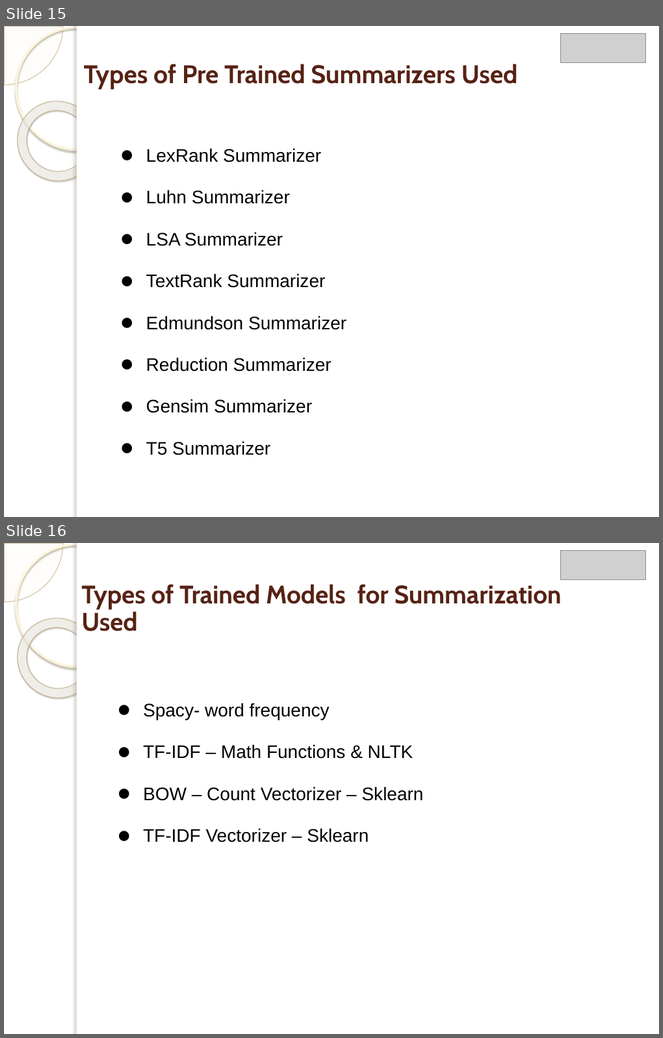
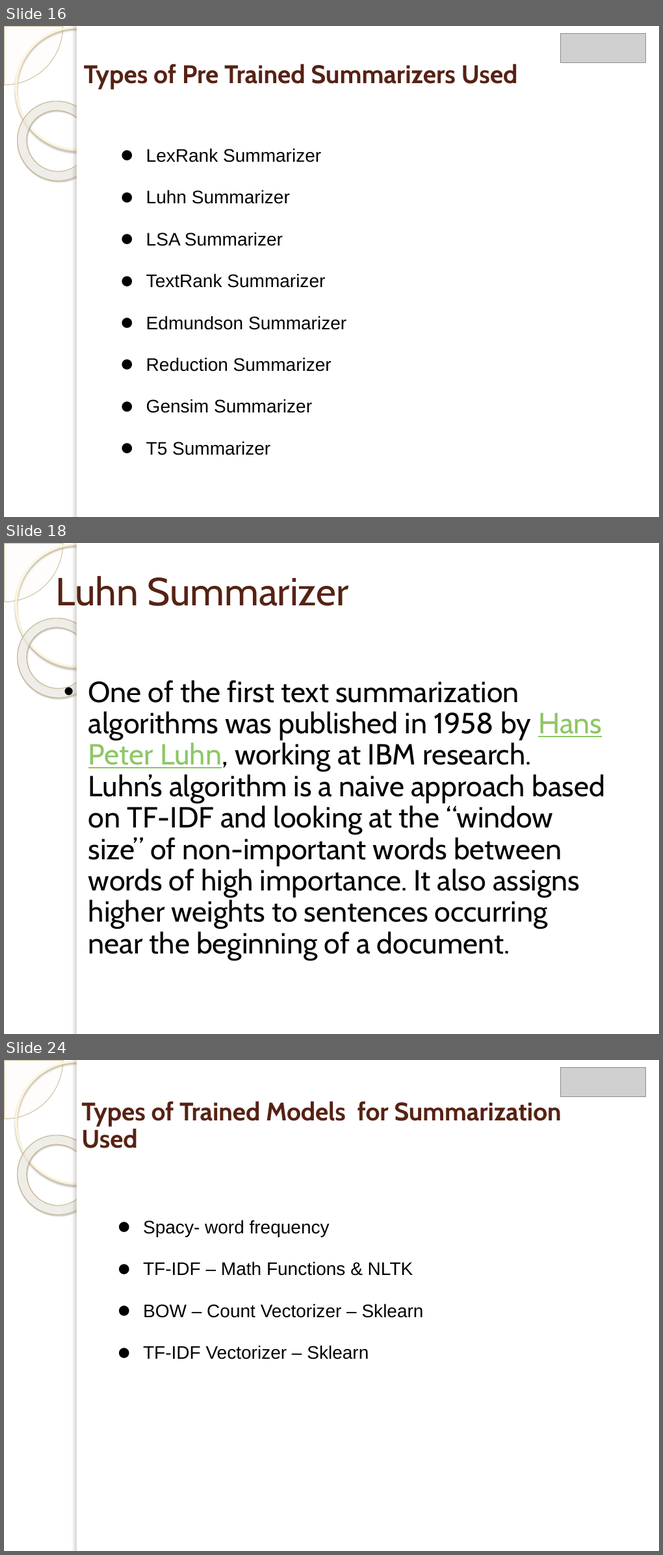
Before and after one commit to Manan-Malhotra-VFX/Data-Science, a slide deck: Project/Final Project.pptx. Shown one above the other, each under a label of ours: slides 15 and 16 before the commit, slides 16, 18 and 24 after it; the slides between them are not shown. The pictures are 663x1038 and 663x1555 pixels, drawn with LibreOffice and Linux fonts; fonts in the diff are those of the drawing; grey boxes stand for pictures; background and template pictures are left out. Boxes give left, top, right and bottom in pixels: in the first picture for what was removed or moved away, otherwise in the second. Text is boxed around its words. In the diff, an @@ line names an element or a change of style, - is before the commit and + after.

```diff
--- a/Project/Final Project.pptx
+++ b/Project/Final Project.pptx
@@ slide 18 added at (x1=4, y1=543, x2=659, y2=1034), background picture (left out); not listed: 5 template elements that a slide beside it also shows @@
@@ title added at (x1=55, y1=576, x2=348, y2=606), 43 pt, text #562214 @@
+Luhn Summarizer
@@ text added at (x1=88, y1=680, x2=605, y2=960), 32 pt, text #000000 @@
+• One of the first text summarization algorithms was published in 1958 by Hans Peter Luhn, working at IBM research. Luhn’s algorithm is a naive approach based on TF-IDF and looking at the “window size” of non-important words between words of high importance. It also assigns higher weights to sentences occurring near the beginning of a document.
@@ what was slide 15 is now slide 16 @@
@@ what was slide 16 is now slide 24 @@
```
Also in this commit, not shown: 1 slide changed, 8 other slides added, 1 slide removed, 1 other file.
